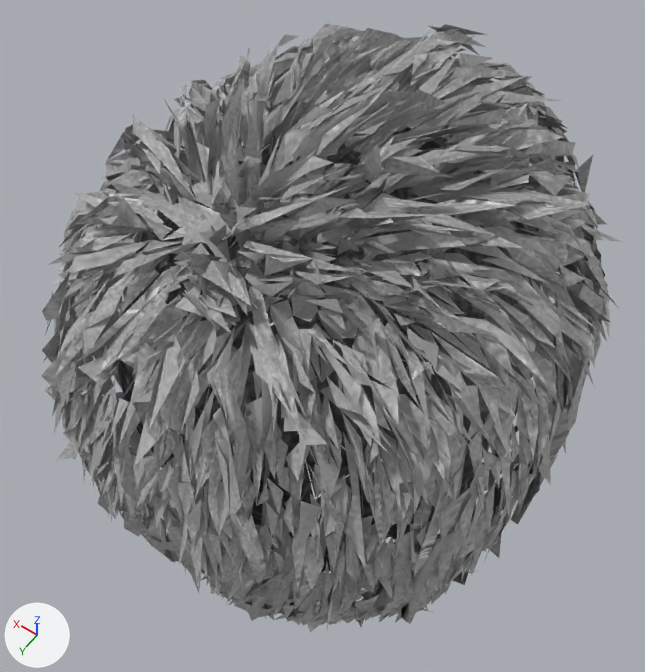
What one commit did to the glTF model app/public/models/hair_crop.glb.
Both versions are drawn from a 50 mm camera at (-0.12, 0.184, 0.175) aimed at (0.006, 0.007, -0.104). Arrows for +X, +Y and +Z are at lower left; the lights stay in place. The picture after the commit comes second.
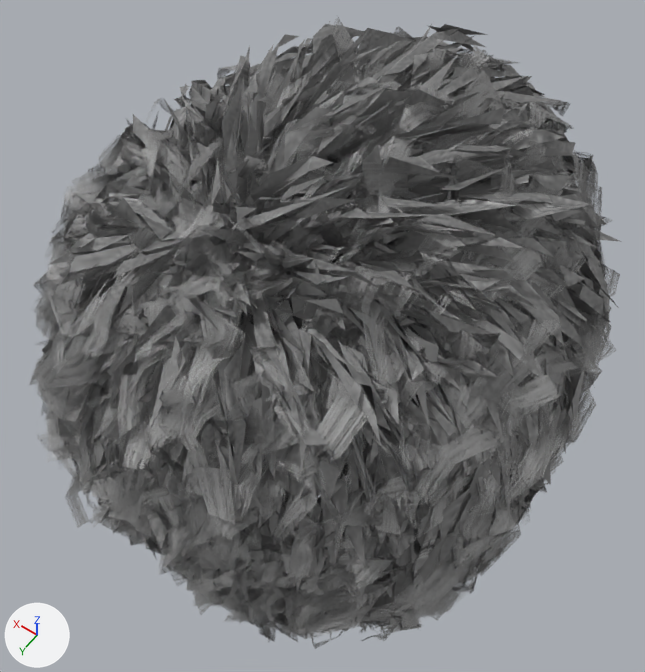
Where the change shows, as pixel boxes [x1, y1, x2, y2] in the pictures (645 x 672 px):
```json
{"object": "Mesh_0", "change": "recoloured", "before": [42, 22, 619, 628], "after": [42, 22, 619, 628], "on screen": "darker"}
{"object": "haircards", "change": "added", "after": [29, 17, 620, 649]}
```

Scene script edits in JSON lines:
```json
{"op": "add", "block": "img_haircards", "code": ["img_haircards = load_image('haircards', '_unpacked/haircards', 1024, 512, 'sRGB')"]}
{"op": "add", "block": "mat_hairbase", "code": ["mat_hairbase = bpy.data.materials.new('hairbase')", "# colours: light grey #c4c4c4", "# uses the picture img_image_0"]}
{"op": "add", "block": "mat_haircards", "code": ["mat_haircards = bpy.data.materials.new('haircards')", "# uses the picture img_haircards"]}
{"block": "me_mesh_0", "where": "me_mesh_0.from_pydata(...)  # 9804 vertices, 6000 faces; spans x -0.099..0.102, y -0.117..0.116, z -0.216..0.011"}
{"op": "remove", "block": "me_mesh_0", "code": "me_mesh_0.materials.append(mat_hair)  # picture img_image_0"}
{"op": "add", "block": "me_mesh_0", "code": "me_mesh_0.materials.append(mat_hairbase)"}
{"op": "add", "block": "me_haircards", "code": ["me_haircards = bpy.data.meshes.new('haircards')", "me_haircards.from_pydata(...)  # 20020 vertices, 16016 faces; spans x -0.1..0.103, y -0.116..0.123, z -0.22..0.007", "me_haircards.materials.append(mat_haircards)"]}
{"op": "add", "block": "ob_haircards", "code": ["ob_haircards = bpy.data.objects.new('haircards', me_haircards)", "ob_haircards.location = (0.0, 0.0, 0.0)"]}
```
